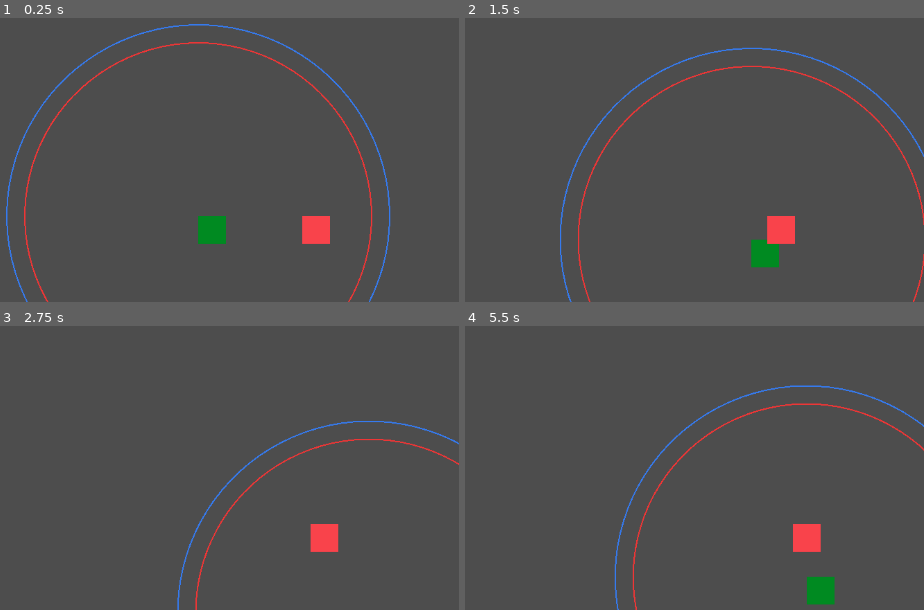
Above: before the commit, frames 1-4 (two rows, left to right).
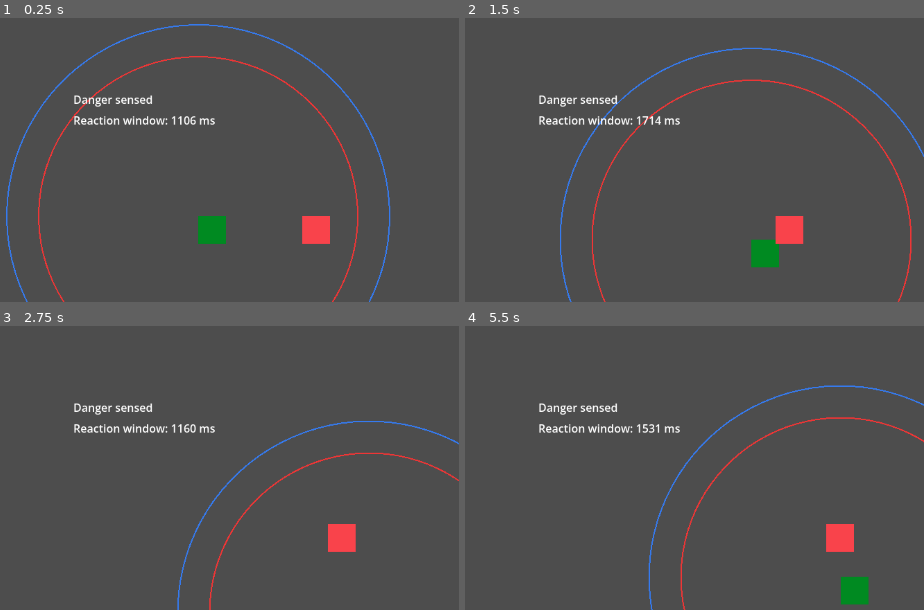
Above: after the commit, the same moments.

Repository: YungQuis290/a-true-story
Game: Godot game, scene res://scenes/prototypes/PrototypeCombat.tscn
The game is run twice, just before and just after one commit, with the same random seed, the same clock (stepped at 60 frames per second) and the same inputs. The project has no main scene, so this scene is started directly.
Inputs:
- Up to frame 1 (0.25 s): no input
- Up to frame 2 (1.5 s): tap Enter (ui_accept) at 0.5 s; hold Right (ui_right) 0.53-1.28 s; hold Enter (ui_accept) 0.53-1.28 s; hold Down (ui_down) from 1.28 s (still down); tap Shift at 1.35 s
- Up to frame 3 (2.75 s): tap Enter (ui_accept) at 1.52, 1.55, 1.82 s; release Down (ui_down) at 2.03 s; hold Right (ui_right) from 2.03 s (still down); hold Enter (ui_accept) from 2.03 s (still down)
- Up to frame 4 (5.5 s): release Right (ui_right) at 2.78 s; release Enter (ui_accept) at 2.78 s; hold Up (ui_up) 2.78-3.53 s; tap Shift at 2.85, 4.35 s; tap Enter (ui_accept) at 3.02, 3.05, 3.32, 4.52, 4.55, 4.82 s; hold Enter (ui_accept) 3.53-4.28 s; hold Left (ui_left) 3.53-5.03 s; hold Down (ui_down) from 5.03 s (still down); hold Enter (ui_accept) from 5.03 s (still down)

The runs differ from the first frame. In frame 1, 2.8% of the frame differs, in the area x 5-82%, y 8-100%; in frame 2, 3.0%; in frame 3, 2.6%; in frame 4, 5.7%, in the area x 16-100%, y 20-100%.

Commit message:
Add sensor range danger warning and reaction window

Diff:
--- a/scripts/combat/CombatMath.gd
+++ b/scripts/combat/CombatMath.gd
@@ -1,20 +1,62 @@
 extends Node
 class_name CombatMath
 
+# ----------------------------
+# CORE FORCE CALCULATIONS
+# ----------------------------
+
+# Calculates outgoing attack force.
 static func attack_force(base_impact: float, might: float, speed: float, momentum: float) -> float:
 	return base_impact * (1.0 + might / 100.0) * (1.0 + speed / 150.0) * (1.0 + momentum / 200.0)
 
+# Calculates resisting force for a defender.
 static func resist_force(guard: float, endurance: float, timing_multiplier: float) -> float:
 	return guard * (1.0 + endurance / 100.0) * timing_multiplier
 
+# Calculates net force after defense is applied.
 static func net_force(attack_force_value: float, resist_force_value: float) -> float:
 	return attack_force_value - resist_force_value
 
+# Calculates prototype knockback amount.
 static func knockback_amount(net_force_value: float, knockback_resist: float) -> float:
 	return max(0.0, net_force_value - knockback_resist) * 2.0
 
+
+# ----------------------------
+# SENSOR / RANGE CALCULATIONS
+# ----------------------------
+
+# How far this actor can sense danger.
 static func perception_radius(insight: float, calm: float) -> float:
 	return 80.0 + insight * 6.0 + calm * 2.0
 
-static func speed_reach_radius(move_speed: float, weapon_reach: float, dash_buffer: float) -> float:
-	return move_speed + weapon_reach + dash_buffer
+# How far this actor can cover in about 1 second.
+# This is your movement pressure circle.
+static func one_second_speed_range(move_speed: float) -> float:
+	return move_speed * 1.0
+
+# How far this actor can actually threaten in combat.
+# IMPORTANT:
+# This should be the SAME number used for both:
+# - drawing the attack ring
+# - checking if an attack can land
+static func effective_attack_range(move_speed: float, weapon_reach: float, attack_buffer: float = 20.0) -> float:
+	return one_second_speed_range(move_speed) + weapon_reach + attack_buffer
+
+# Whether a target is inside attack range.
+static func target_in_attack_range(attacker_pos: Vector2, target_pos: Vector2, move_speed: float, weapon_reach: float, attack_buffer: float = 20.0) -> bool:
+	var distance := attacker_pos.distance_to(target_pos)
+	var range_value := effective_attack_range(move_speed, weapon_reach, attack_buffer)
+	return distance <= range_value
+
+# Returns how much warning time a player gets before danger matters.
+# Bigger perception gives more warning.
+static func reaction_window_ms(perception_radius_value: float, threat_distance: float, base_ms: float = 350.0) -> float:
+	var distance_margin: float = float(max(0.0, perception_radius_value - threat_distance))
+	return base_ms + distance_margin * 6.0
+
+# Whether another actor is inside your perception ring.
+static func target_in_perception_range(observer_pos: Vector2, target_pos: Vector2, insight: float, calm: float) -> bool:
+	var distance := observer_pos.distance_to(target_pos)
+	var radius := perception_radius(insight, calm)
+	return distance <= radius
--- a/scripts/combat/PrototypeCombatController.gd
+++ b/scripts/combat/PrototypeCombatController.gd
@@ -1,13 +1,20 @@
 extends Node2D
 
-# References to the two actors in the scene
 @onready var player: CombatActor = $Player
 @onready var test_npc: CombatActor = $TestNPC
+
+# These are created at runtime so you do not have to manually add UI nodes in the editor.
+var warning_label: Label
+var reaction_label: Label
+
+# Tracks danger state so the console does not spam every frame.
+var was_in_perception: bool = false
+var was_in_attack_threat: bool = false
 
 func _ready() -> void:
 	print("=== PROTOTYPE COMBAT START ===")
 
-	# Load JSON data into the two actors
+	# Load JSON data.
 	var player_data: Dictionary = CharacterLoader.load_character("res://data/characters/player_test.json")
 	var npc_data: Dictionary = CharacterLoader.load_character("res://data/characters/npc_test.json")
 
@@ -16,37 +23,135 @@
 
 	print("Player loaded: ", player.actor_name)
 	print("NPC loaded: ", test_npc.actor_name)
-	print("Press SPACE to attack.")
-	print("Hold SHIFT to block with the NPC.")
 
-func _process(delta: float) -> void:
-	# Very simple player movement for testing
+	# Build simple UI labels in code.
+	_create_ui()
+
+	# Place the labels in useful starting states.
+	warning_label.text = "No danger detected"
+	reaction_label.text = "No reaction window"
+
+func _process(_delta: float) -> void:
+	# ----------------------------
+	# PLAYER MOVEMENT
+	# ----------------------------
 	var input_vector := Vector2.ZERO
 
 	if Input.is_action_pressed("ui_right"):
-		input_vector.x += 1
+		input_vector.x += 1.0
 	if Input.is_action_pressed("ui_left"):
-		input_vector.x -= 1
+		input_vector.x -= 1.0
 	if Input.is_action_pressed("ui_down"):
-		input_vector.y += 1
+		input_vector.y += 1.0
 	if Input.is_action_pressed("ui_up"):
-		input_vector.y -= 1
+		input_vector.y -= 1.0
 
 	player.velocity = input_vector.normalized() * player.move_speed
 	player.move_and_slide()
 
-	# NPC block test
+	# NPC block test.
 	test_npc.is_blocking = Input.is_key_pressed(KEY_SHIFT)
 
+	# Check danger and reaction logic every frame.
+	_update_danger_and_reaction()
+
 func _unhandled_input(event: InputEvent) -> void:
-	# Press space to attack the NPC if close enough
+	# Space / ui_accept = player attacks NPC if in the SAME range shown by the red ring.
 	if event.is_action_pressed("ui_accept"):
-		var distance_to_target: float = player.global_position.distance_to(test_npc.global_position)
+		var in_range := CombatMath.target_in_attack_range(
+			player.global_position,
+			test_npc.global_position,
+			player.move_speed,
+			player.weapon_reach,
+			20.0
+		)
 
-		print("Distance to target: ", distance_to_target)
-		print("Weapon reach: ", player.weapon_reach)
+		var current_distance := player.global_position.distance_to(test_npc.global_position)
+		var allowed_range := CombatMath.effective_attack_range(
+			player.move_speed,
+			player.weapon_reach,
+			20.0
+		)
 
-		if distance_to_target <= player.weapon_reach + 20.0:
+		print("Distance to target: ", current_distance)
+		print("Allowed attack range: ", allowed_range)
+
+		if in_range:
 			player.attack_target(test_npc)
 		else:
 			print("Target out of range.")
+
+# ---------------------------------
+# UI CREATION
+# ---------------------------------
+
+func _create_ui() -> void:
+	warning_label = Label.new()
+	warning_label.position = Vector2(20, 20)
+	warning_label.text = ""
+	add_child(warning_label)
+
+	reaction_label = Label.new()
+	reaction_label.position = Vector2(20, 50)
+	reaction_label.text = ""
+	add_child(reaction_label)
+
+# ---------------------------------
+# DANGER / REACTION LOGIC
+# ---------------------------------
+
+func _update_danger_and_reaction() -> void:
+	var distance_to_npc := player.global_position.distance_to(test_npc.global_position)
+
+	# 1) Danger warning from PERCEPTION ring.
+	var npc_in_perception := CombatMath.target_in_perception_range(
+		player.global_position,
+		test_npc.global_position,
+		player.insight,
+		player.calm
+	)
+
+	# 2) Reaction window from ATTACK threat ring.
+	# This means the enemy is close enough to threaten immediate attack pressure.
+	var npc_in_attack_threat := CombatMath.target_in_attack_range(
+		player.global_position,
+		test_npc.global_position,
+		test_npc.move_speed,
+		test_npc.weapon_reach,
+		20.0
+	)
+
+	# --- Danger warning label ---
+	if npc_in_perception:
+		warning_label.text = "Danger sensed"
+	else:
+		warning_label.text = "No danger detected"
+
+	# --- Reaction window label ---
+	if npc_in_attack_threat:
+		var player_perception_radius := CombatMath.perception_radius(player.insight, player.calm)
+		var reaction_ms := CombatMath.reaction_window_ms(
+			player_perception_radius,
+			distance_to_npc,
+			350.0
+		)
+
+		reaction_label.text = "Reaction window: " + str(int(reaction_ms)) + " ms"
+	else:
+		reaction_label.text = "No reaction window"
+
+	# --- Console edge-trigger logs so it does not spam ---
+	if npc_in_perception and not was_in_perception:
+		print("WARNING: NPC entered perception range.")
+
+	if not npc_in_perception and was_in_perception:
+		print("INFO: NPC left perception range.")
+
+	if npc_in_attack_threat and not was_in_attack_threat:
+		print("REACTION WINDOW OPENED.")
+
+	if not npc_in_attack_threat and was_in_attack_threat:
+		print("REACTION WINDOW CLOSED.")
+
+	was_in_perception = npc_in_perception
+	was_in_attack_threat = npc_in_attack_threat
--- a/scripts/combat/SensorRings.gd
+++ b/scripts/combat/SensorRings.gd
@@ -1,41 +1,42 @@
 extends Node2D
 class_name SensorRings
 
-# The actor this ring belongs to.
-# We will grab the parent because SensorRings will sit under Player.
+# This node should be a child of a CombatActor.
+# Example:
+# Player
+# └── SensorRings
+#
+# Because of that, we read the parent as the owning actor.
 @onready var actor: CombatActor = get_parent() as CombatActor
 
-func _ready() -> void:
-	# Tell Godot to draw this node.
-	queue_redraw()
-
-func _process(delta: float) -> void:
-	# Redraw every frame so the rings update if stats change.
+func _process(_delta: float) -> void:
+	# Redraw every frame so the ring sizes stay updated if stats change.
 	queue_redraw()
 
 func _draw() -> void:
+	# If the parent is missing or not a CombatActor, do nothing.
 	if actor == null:
 		return
 
-	# Perception ring:
-	# This represents how far the character can sense danger.
-	var perception_radius: float = CombatMath.perception_radius(
+	# Blue ring = perception / danger sensing radius.
+	var perception_ring_radius: float = CombatMath.perception_radius(
 		actor.insight,
 		actor.calm
 	)
 
-	# Speed/reach ring:
-	# This represents how far the character can threaten or reach quickly.
-	var speed_reach_radius: float = CombatMath.speed_reach_radius(
+	# Red ring = real attack range.
+	# IMPORTANT:
+	# This uses the exact same math as the real attack check.
+	var attack_ring_radius: float = CombatMath.effective_attack_range(
 		actor.move_speed,
 		actor.weapon_reach,
-		40.0
+		20.0
 	)
 
-	# Draw perception ring in blue.
+	# Draw the perception ring in blue.
 	draw_arc(
 		Vector2.ZERO,
-		perception_radius,
+		perception_ring_radius,
 		0.0,
 		TAU,
 		96,
@@ -43,10 +44,10 @@
 		2.0
 	)
 
-	# Draw speed/reach ring in red.
+	# Draw the attack ring in red.
 	draw_arc(
 		Vector2.ZERO,
-		speed_reach_radius,
+		attack_ring_radius,
 		0.0,
 		TAU,
 		96,
